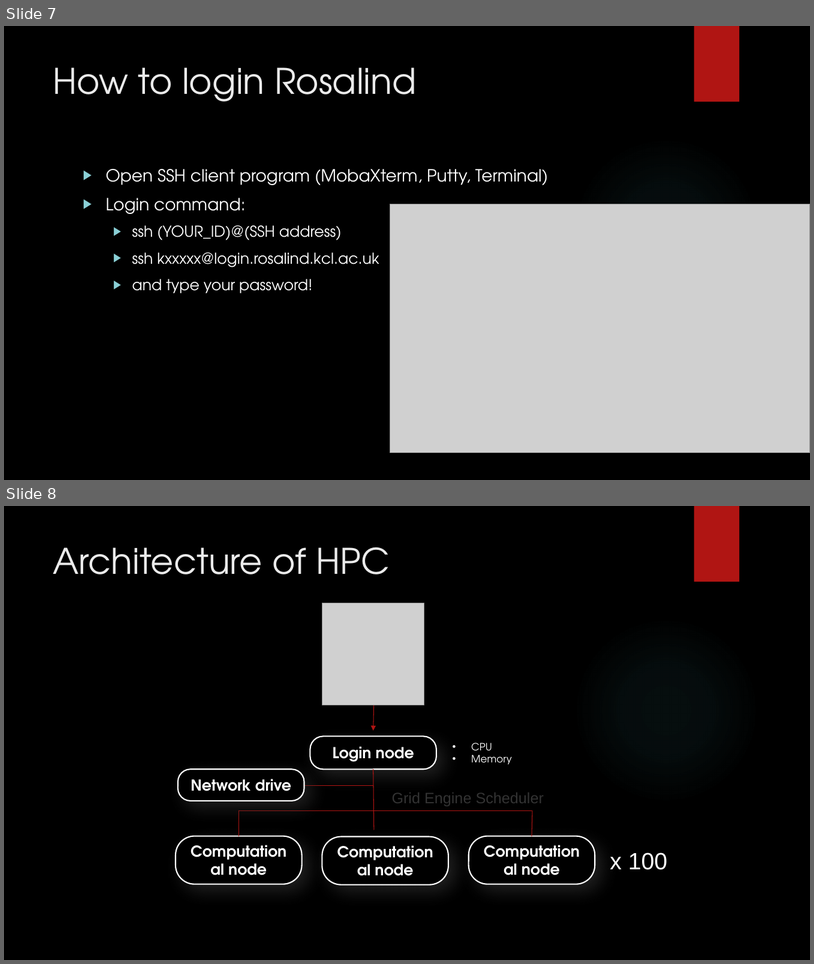
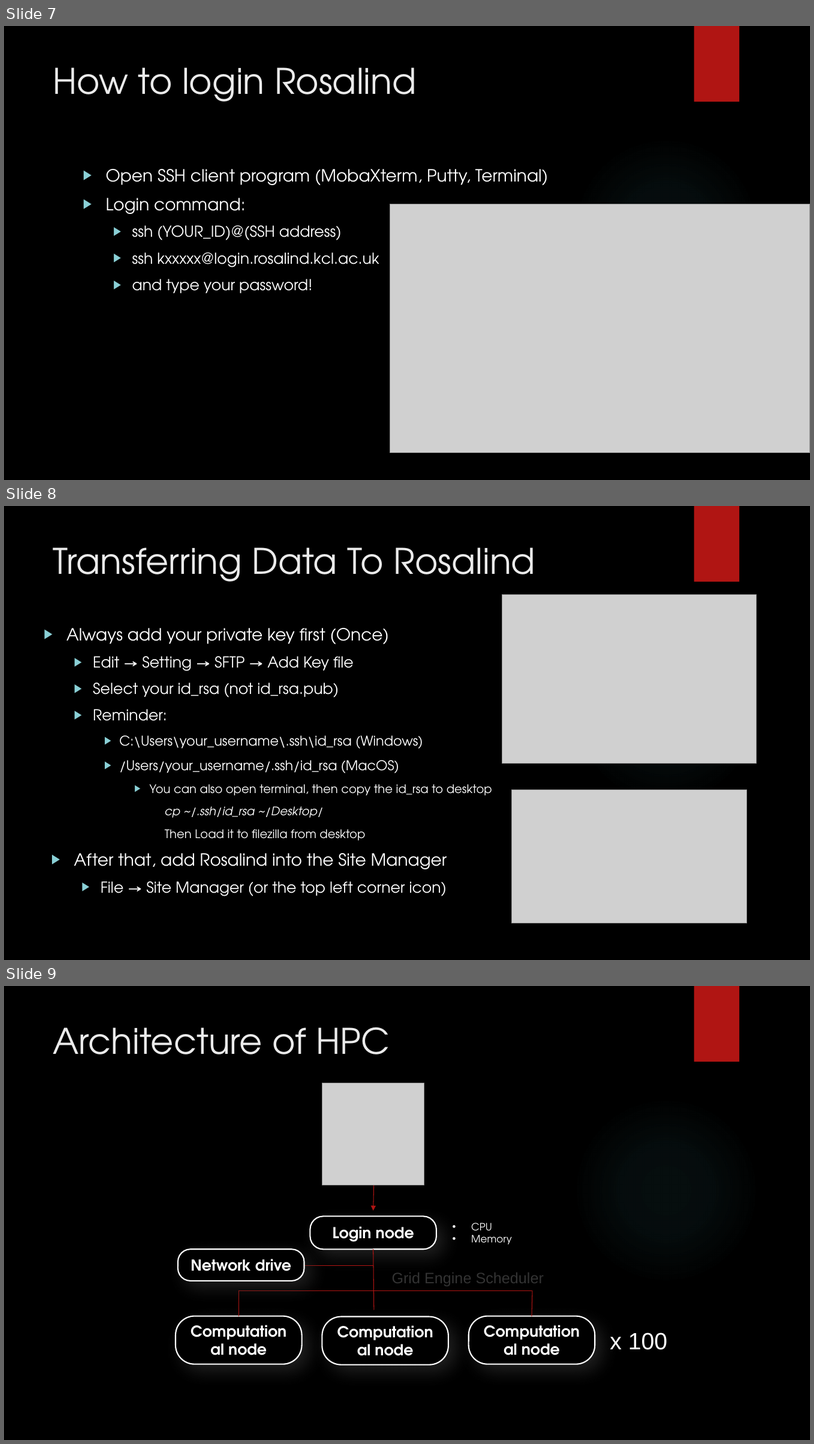
Before and after one commit to muharif/MicrobiomeKCL2020, a slide deck: IntroToLinux_Day2.pptx. Shown one above the other, each under a label of ours: slides 7 and 8 before the commit, slides 7, 8 and 9 after it. The pictures are 814x964 and 814x1444 pixels, drawn with LibreOffice and Linux fonts; fonts in the diff are those of the drawing; grey boxes stand for pictures; background and template pictures are left out. Boxes give left, top, right and bottom in pixels: in the first picture for what was removed or moved away, otherwise in the second. Text is boxed around its words. In the diff, an @@ line names an element or a change of style, - is before the commit and + after.

```diff
--- a/IntroToLinux_Day2.pptx
+++ b/IntroToLinux_Day2.pptx
@@ slide 8 added at [4,506,810,960], background picture (left out); not listed: 2 template elements that a slide beside it also shows @@
@@ title added at [53,547,536,582], 42 pt, text #EBEBEB @@
+Transferring Data To Rosalind
@@ picture added at [503,594,757,763] @@
@@ text added at [66,628,492,896], 18 pt, text #FFFFFF @@
+▶ Always add your private key first (Once)
+  ▶ Edit → Setting → SFTP → Add Key file
+  ▶ Select your id_rsa (not id_rsa.pub)
+  ▶ Reminder:
+    ▶ C:\Users\your_username\.ssh\id_rsa (Windows)
+    ▶ /Users/your_username/.ssh/id_rsa (MacOS)
+      ▶ You can also open terminal, then copy the id_rsa to desktop
+      cp ~/.ssh/id_rsa ~/Desktop/
+      Then Load it to filezilla from desktop
+▶ After that, add Rosalind into the Site Manager
+  ▶ File → Site Manager (or the top left corner icon)
@@ picture added at [512,790,747,924] @@
@@ what was slide 8 is now slide 9 @@
```
Also in this commit, not shown: 1 slide changed.
